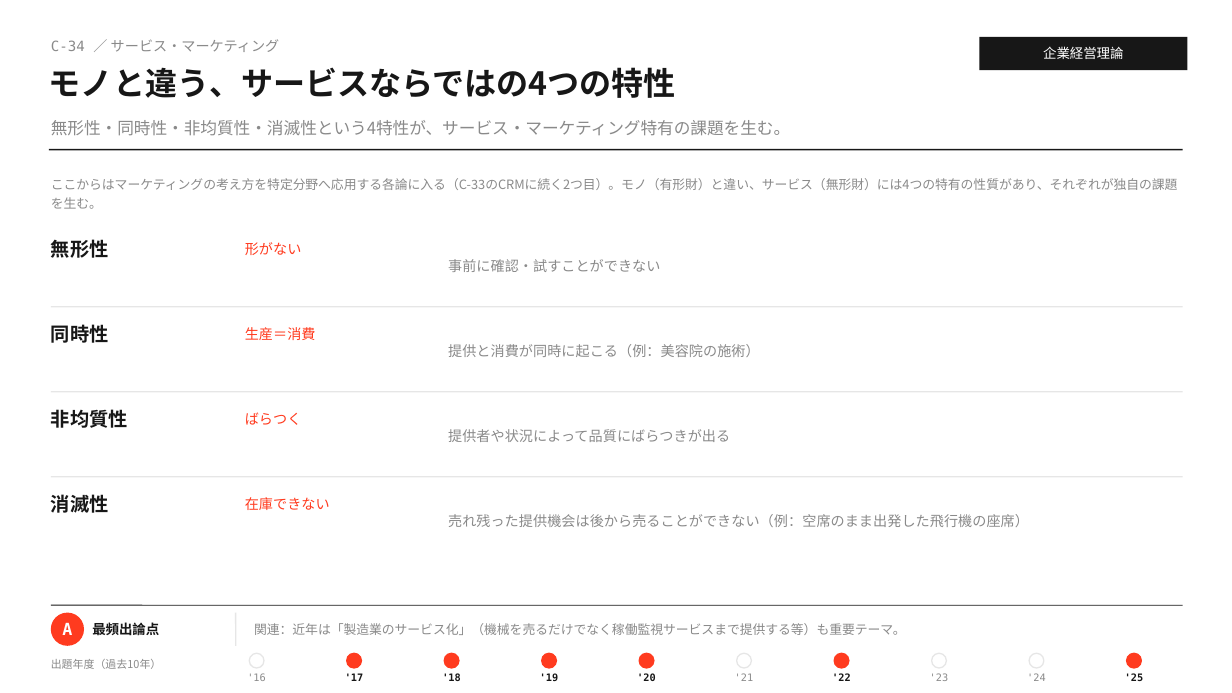
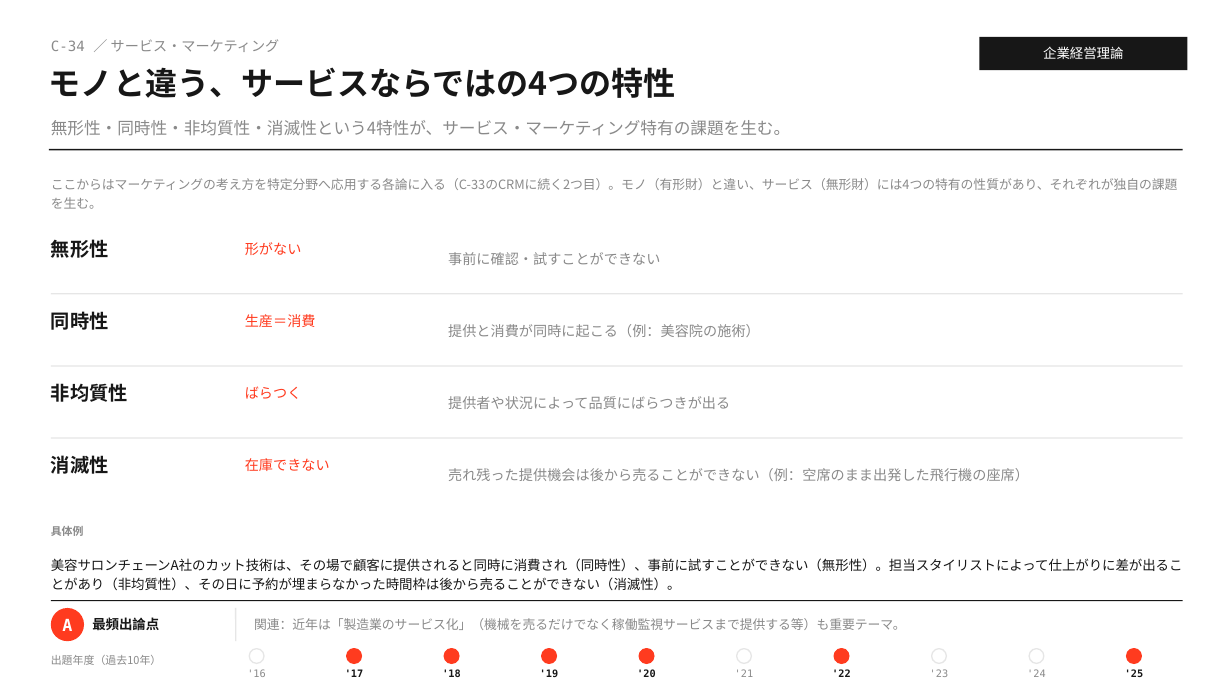
Before and after one commit to MasatoshiSano/SMEC, a slide deck: slide 65 of slides/1st_stage/C_business_administration.pptx. Drawn at 1232x693 pixels with LibreOffice and Linux fonts; fonts in the diff are those of the drawing. Boxes give left, top, right and bottom in pixels: in the first picture for what was removed or moved away, otherwise in the second. Text is boxed around its words. In the diff, an @@ line names an element or a change of style, - is before the commit and + after.

```diff
--- a/slides/1st_stage/C_business_administration.pptx
+++ b/slides/1st_stage/C_business_administration.pptx
@@ text "事前に確認・試すことができない": place and size @@
-text "事前に確認・試すことができない" at (448,259,660,272)
+text "事前に確認・試すことができない" at (448,252,660,265)
@@ 2 texts, 1 line: place and size @@
-2 texts, 1 line at (51,307,1183,343)
+2 texts, 1 line at (51,294,1183,330)
@@ text "提供と消費が同時に起こる（例：美容院の施術）": place and size @@
-text "提供と消費が同時に起こる（例：美容院の施術）" at (448,344,760,357)
+text "提供と消費が同時に起こる（例：美容院の施術）" at (448,324,760,337)
@@ 2 texts, 1 line: place and size @@
-2 texts, 1 line at (51,392,1183,428)
+2 texts, 1 line at (51,366,1183,402)
@@ text "提供者や状況によって品質にばらつきが出る": place and size @@
-text "提供者や状況によって品質にばらつきが出る" at (448,429,730,442)
+text "提供者や状況によって品質にばらつきが出る" at (448,396,730,409)
@@ 2 texts, 1 line: place and size @@
-2 texts, 1 line at (51,477,1183,513)
+2 texts, 1 line at (51,438,1183,474)
@@ text "売れ残った提供機会は後から売ることができない（例：空席のまま出発した飛行機の座席）": place and size @@
-text "売れ残った提供機会は後から売ることができない（例：空席のまま出発した飛行機の座席）" at (448,514,1029,527)
+text "売れ残った提供機会は後から売ることができない（例：空席のまま出発した飛行機の座席）" at (448,468,1029,481)
@@ text added at (51,526,1183,590), 10.5 pt, text #171717 @@
+具体例
+美容サロンチェーンA社のカット技術は、その場で顧客に提供されると同時に消費され（同時性）、事前に試すことができない（無形性）。担当スタイリストによって仕上がりに差が出ることがあり（非均質性）、その日に予約が埋まらなかった時間枠は後から売ることができない（消滅性）。
@@ 14 texts, 11 ellipses, 2 lines: place and size @@
-14 texts, 11 ellipses, 2 lines at (51,605,1183,681)
+14 texts, 11 ellipses, 2 lines at (51,601,1183,677)
```
Also in this commit, not shown: 3 other slides changed, 2 other files.
